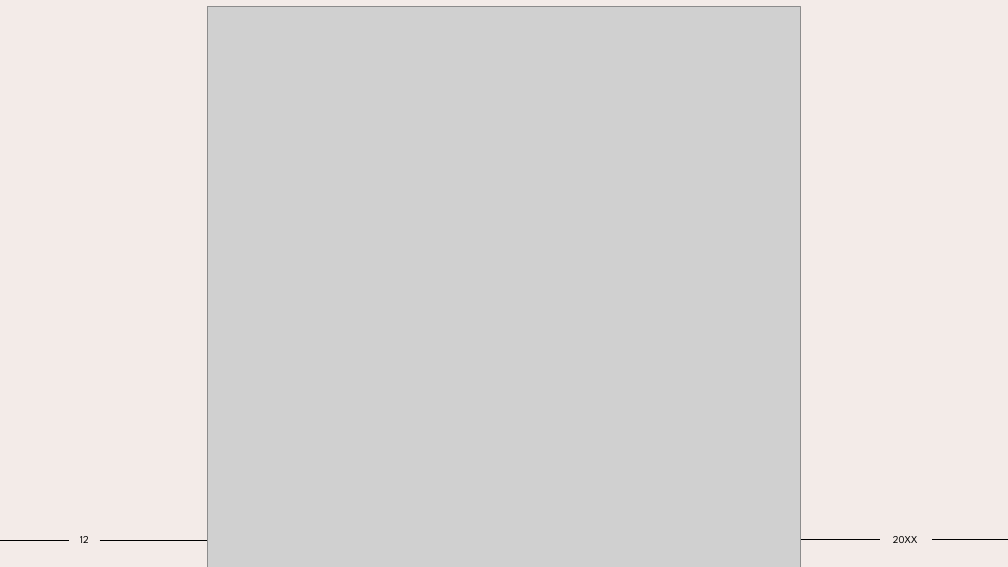
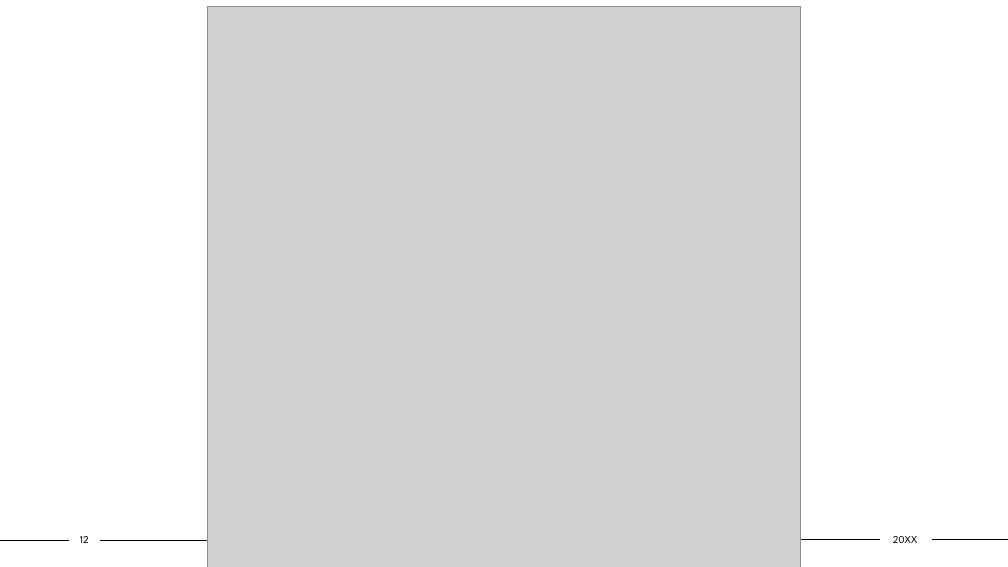
Before and after one commit to nullxxnerd/deepseekR1-presentation, a slide deck: slide 12 of ai presentation.pptx. Drawn at 1008x567 pixels with LibreOffice and Linux fonts; fonts in the diff are those of the drawing; grey boxes stand for pictures. Boxes give left, top, right and bottom in pixels: in the first picture for what was removed or moved away, otherwise in the second. Text is boxed around its words. In the diff, an @@ line names an element or a change of style, - is before the commit and + after.

```diff
--- a/ai presentation.pptx
+++ b/ai presentation.pptx
@@ background #F3EBE8 to #FFFFFF @@
```
Also in this commit, not shown: 1 other slide changed, 1 other file.
